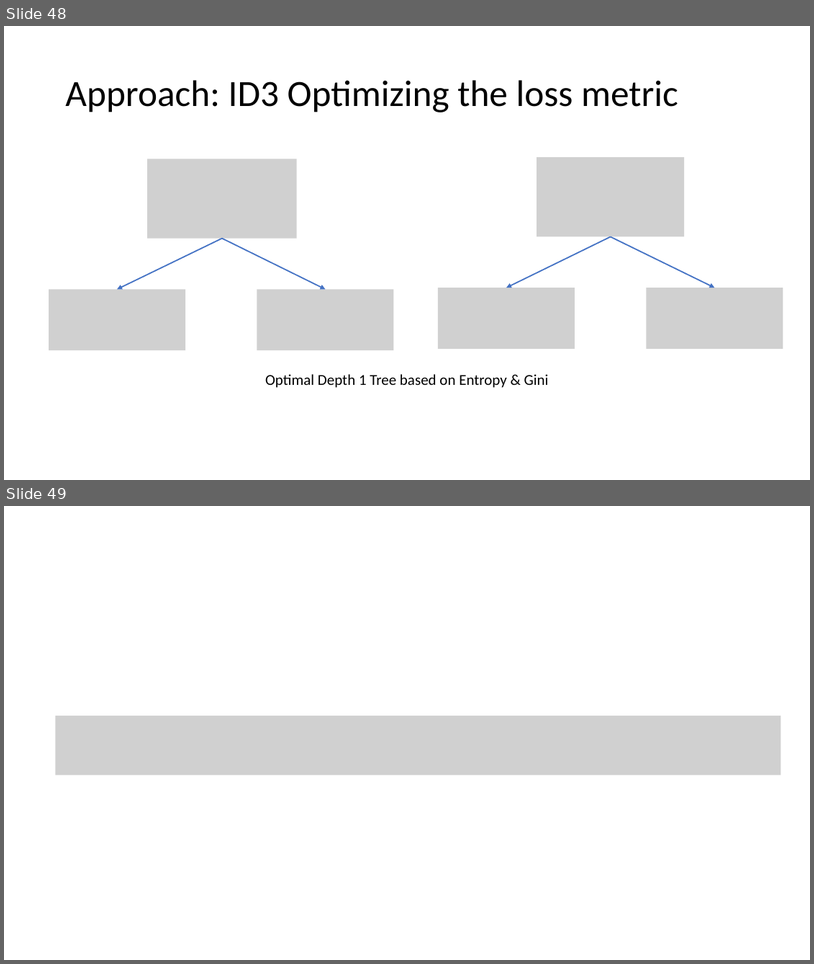
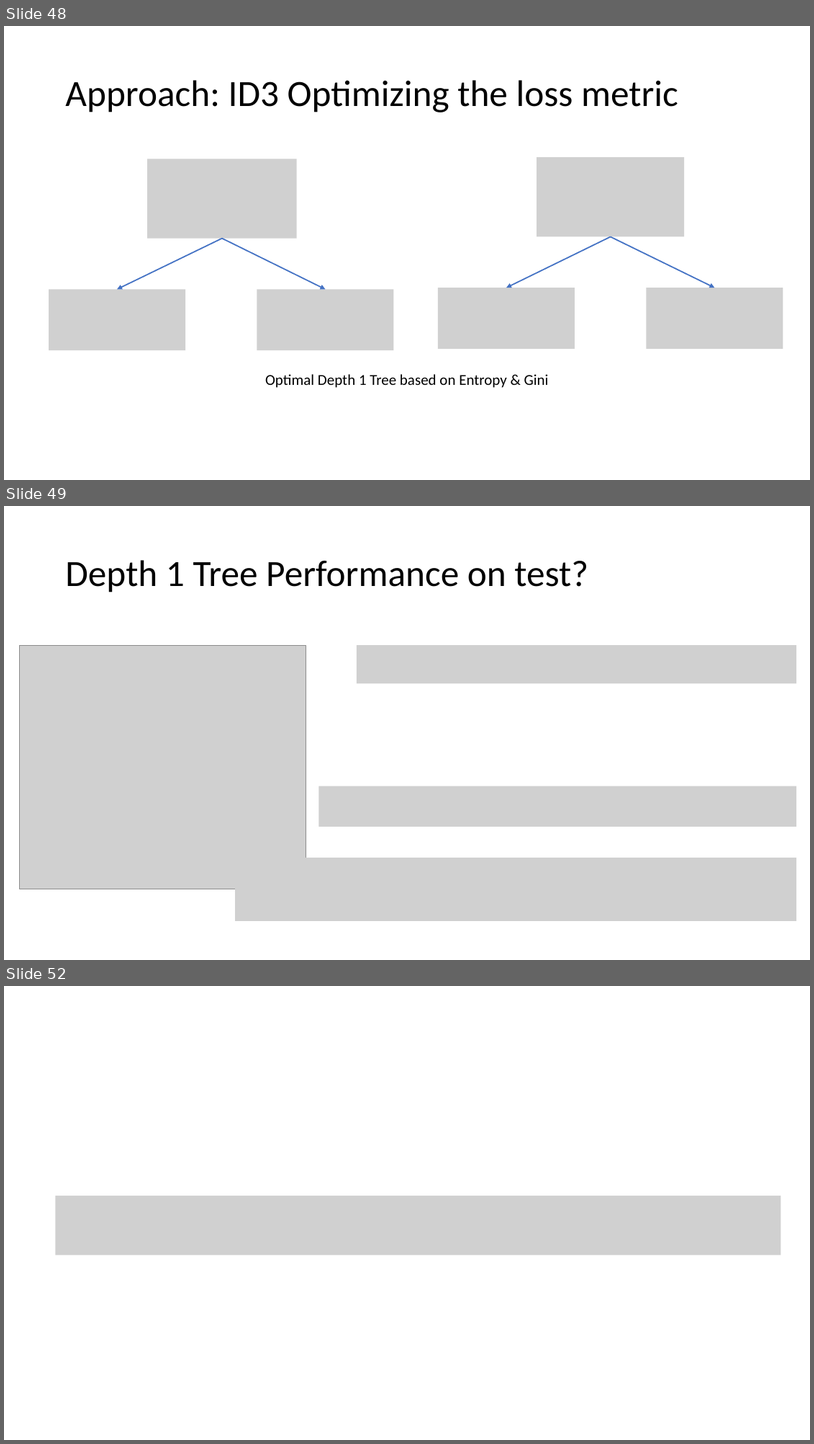
Before and after one commit to meenakshsundaram/AIML, a slide deck: DecisionTrees/DecisionTrees.pptx. Shown one above the other, each under a label of ours: slides 48 and 49 before the commit, slides 48, 49 and 52 after it; the slides between them are not shown. The pictures are 814x964 and 814x1444 pixels, drawn with LibreOffice and Linux fonts; fonts in the diff are those of the drawing; grey boxes stand for pictures. Boxes give left, top, right and bottom in pixels: in the first picture for what was removed or moved away, otherwise in the second. Text is boxed around its words. In the diff, an @@ line names an element or a change of style, - is before the commit and + after.

```diff
--- a/DecisionTrees/DecisionTrees.pptx
+++ b/DecisionTrees/DecisionTrees.pptx
@@ slide 49 added at [4, 506, 810, 960], background #FFFFFF @@
@@ title added at [65, 560, 589, 592], 44 pt, text #000000 @@
+Depth 1 Tree Performance on test?
@@ picture added at [20, 645, 306, 889] @@
@@ picture added at [357, 645, 797, 683] @@
@@ picture added at [319, 786, 797, 826] @@
@@ picture added at [235, 857, 797, 921] @@
@@ what was slide 49 is now slide 52 @@
```
Also in this commit, not shown: 2 other slides added, 3 other files.
